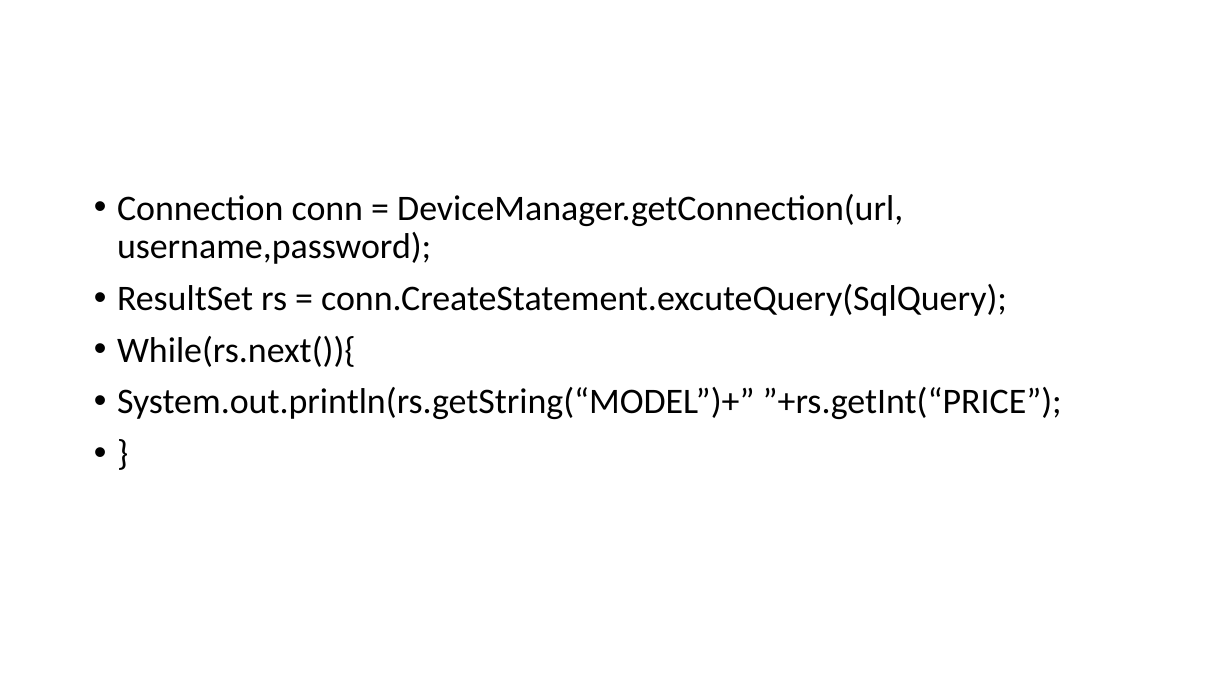
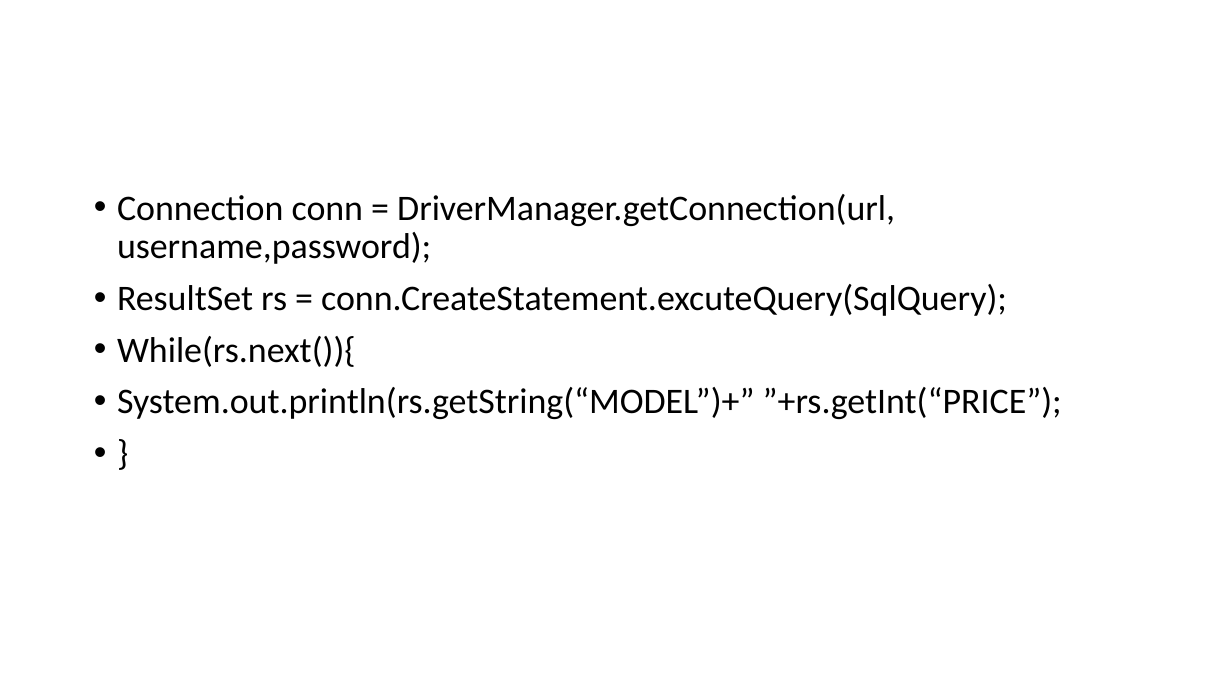
Before and after one commit to HicirTech/yoututor-comp603, a slide deck: slide 28 of w12.pptx (slide 27 before the commit). Drawn at 1232x693 pixels with LibreOffice and Linux fonts; fonts in the diff are those of the drawing. Boxes give left, top, right and bottom in pixels: in the first picture for what was removed or moved away, otherwise in the second. Text is boxed around its words. In the diff, an @@ line names an element or a change of style, - is before the commit and + after.

```diff
--- a/w12.pptx
+++ b/w12.pptx
@@ text at (117,194,895,264): text changed @@
-• Connection conn = DeviceManager.getConnection(url, username,password);
+• Connection conn = DriverManager.getConnection(url, username,password);
```
Also in this commit, not shown: 2 other slides changed, 9 slides added.
